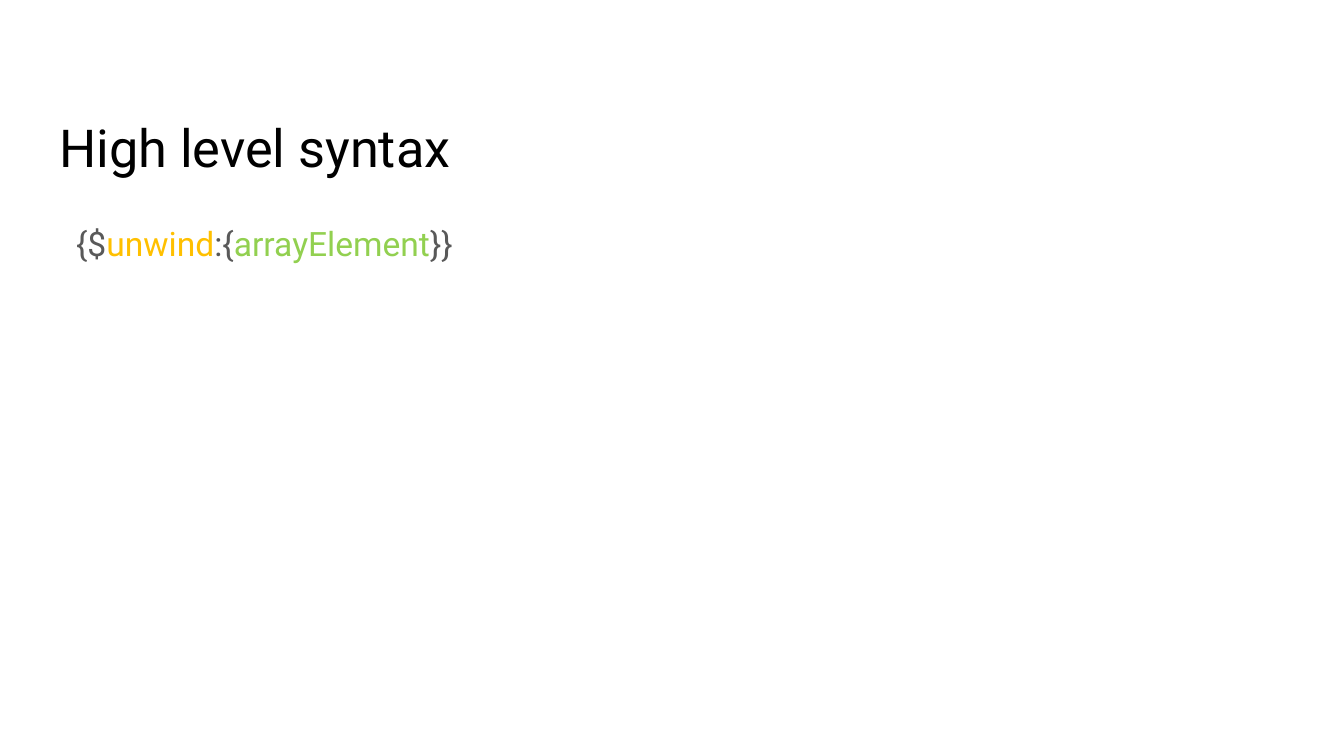
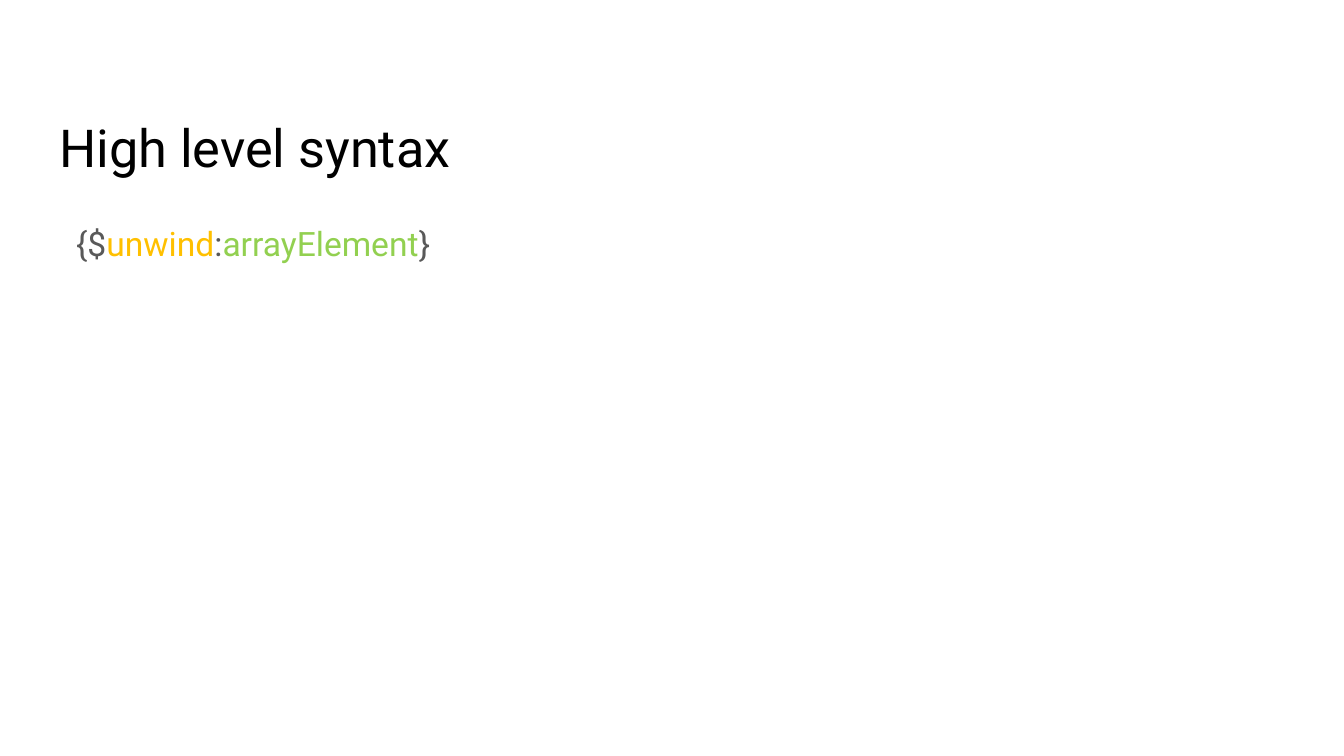
Before and after one commit to gharriso/AI-MongoDB-for-Data-analysis-and-Machine-Learning, a slide deck: slide 3 of 03e Aggregation unwind.pptx. Drawn at 1344x756 pixels with LibreOffice and Linux fonts; fonts in the diff are those of the drawing; background and template pictures are left out. Boxes give left, top, right and bottom in pixels: in the first picture for what was removed or moved away, otherwise in the second. Text is boxed around its words. In the diff, an @@ line names an element or a change of style, - is before the commit and + after.

```diff
--- a/03e Aggregation unwind.pptx
+++ b/03e Aggregation unwind.pptx
@@ text at box(76, 228, 430, 263): text changed @@
-{$unwind:{arrayElement}}
+{$unwind:arrayElement}
```
Also in this commit, not shown: 1 other slide changed, 3 slides removed, 7 other files.
